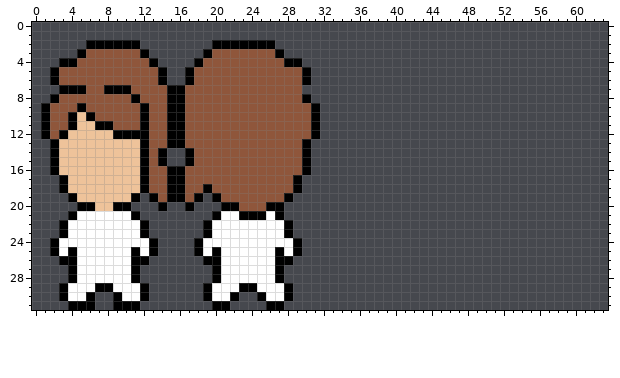
Two states of a pixel-art sprite, res/player/player_sprite2.png. Above, as it was before the edit.
The file is 64x32 pixels.
The same view after the edit:
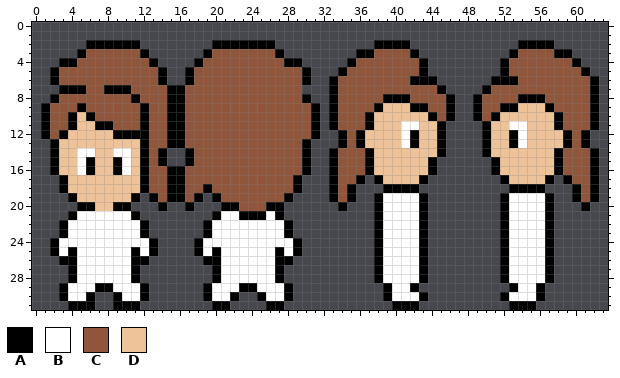
Palette (. is transparent): A #000000  B #ffffff  C #8f563b  D #eec39a
From old to new:
Colour A now appears in row 2 at x 38 to 41 and 54 to 57; in row 3 at x 36 to 37, 42, 53 and 58 to 59; in row 4 at x 35, 43, 52 and 60; in row 5 at x 34, 43, 52 and 61; in row 6 at x 33, 42 to 44, 51 to 53 and 62; in row 7 at x 33, 45, 50 and 62.
Colour A now appears in row 8 at x 33, 39 to 41, 46, 49, 54 to 56 and 62; in row 9 at x 33, 38, 42 to 43, 46, 49, 52 to 53, 57 and 62; in row 10 at x 33, 37, 44, 46, 49, 51, 58 and 62; in row 11 at x 33, 37, 45, 50, 58 and 62; in rows 12 to 13 at x 34, 36, 42, 45, 50, 53, 59 and 61; in row 14 at x 33, 37, 45, 50, 58 and 62.
Colour A now appears in rows 15 to 16 at x 33, 37, 44, 51, 58 and 62; in row 17 at x 33, 36, 38, 43, 52, 57, 59 and 62; in row 18 at x 33, 35, 39 to 42, 53 to 56, 60 and 62; in row 19 at x 33, 35, 38, 43, 52, 57, 60 and 62; in row 20 at x 34, 38, 43, 52, 57 and 61; in rows 21 to 28 at x 38, 43, 52 and 57.
Colour A now appears in row 29 at x 39, 42, 53 and 56; in row 30 at x 39, 43, 52 and 56; in row 31 at x 40 to 42 and 53 to 55.
The author changed colour D to colour A in rows 15 to 16 at x 6 and 9.
Colour B now appears in row 11 at x 41 to 42 and 53 to 54; in rows 12 to 13 at x 41 and 54; in rows 19 to 28 at x 39 to 42 and 53 to 56; in row 29 at x 40 to 41 and 54 to 55; in row 30 at x 40 to 42 and 53 to 55.
The author changed colour D to colour B in row 14 at x 5 to 6 and 9 to 10; in rows 15 to 16 at x 5 and 10.
Colour C now appears in row 3 at x 38 to 41 and 54 to 57; in row 4 at x 36 to 42 and 53 to 59; in row 5 at x 35 to 42 and 53 to 60; in row 6 at x 34 to 41 and 54 to 61; in row 7 at x 34 to 44 and 51 to 61; in row 8 at x 34 to 38, 42 to 45, 50 to 53 and 57 to 61.
Colour C now appears in row 9 at x 34 to 37, 44 to 45, 50 to 51 and 58 to 61; in row 10 at x 34 to 36, 45, 50 and 59 to 61; in row 11 at x 34 to 36 and 59 to 61; in rows 12 to 13 at x 35 and 60; in rows 14 to 16 at x 34 to 36 and 59 to 61; in row 17 at x 34 to 35 and 60 to 61.
Colour C now appears in rows 18 to 19 at x 34 and 61.
Colour D now appears in row 9 at x 39 to 41 and 54 to 56; in row 10 at x 38 to 43 and 52 to 57; in row 11 at x 38 to 40, 43 to 44, 51 to 52 and 55 to 57; in rows 12 to 13 at x 37 to 40, 43 to 44, 51 to 52 and 55 to 58; in row 14 at x 38 to 44 and 51 to 57; in rows 15 to 16 at x 38 to 43 and 52 to 57.
Colour D now appears in row 17 at x 39 to 42 and 53 to 56.
Pixel boxes of the changes (left, top, right, bottom) in both pictures:
added: (329, 40, 599, 310)
changed: (77, 148, 131, 175)
